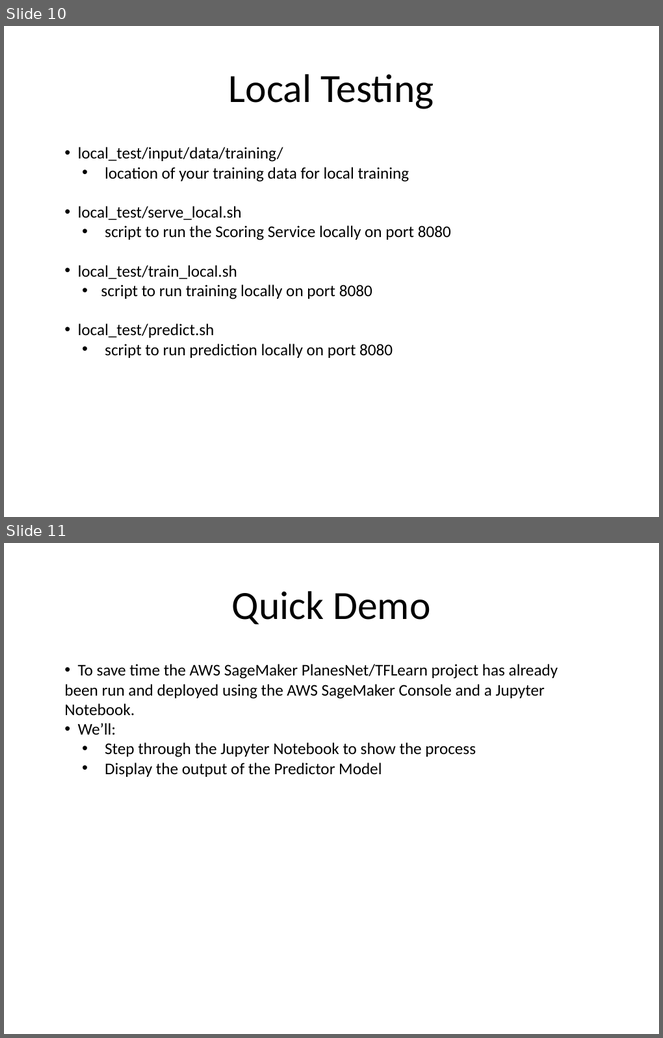
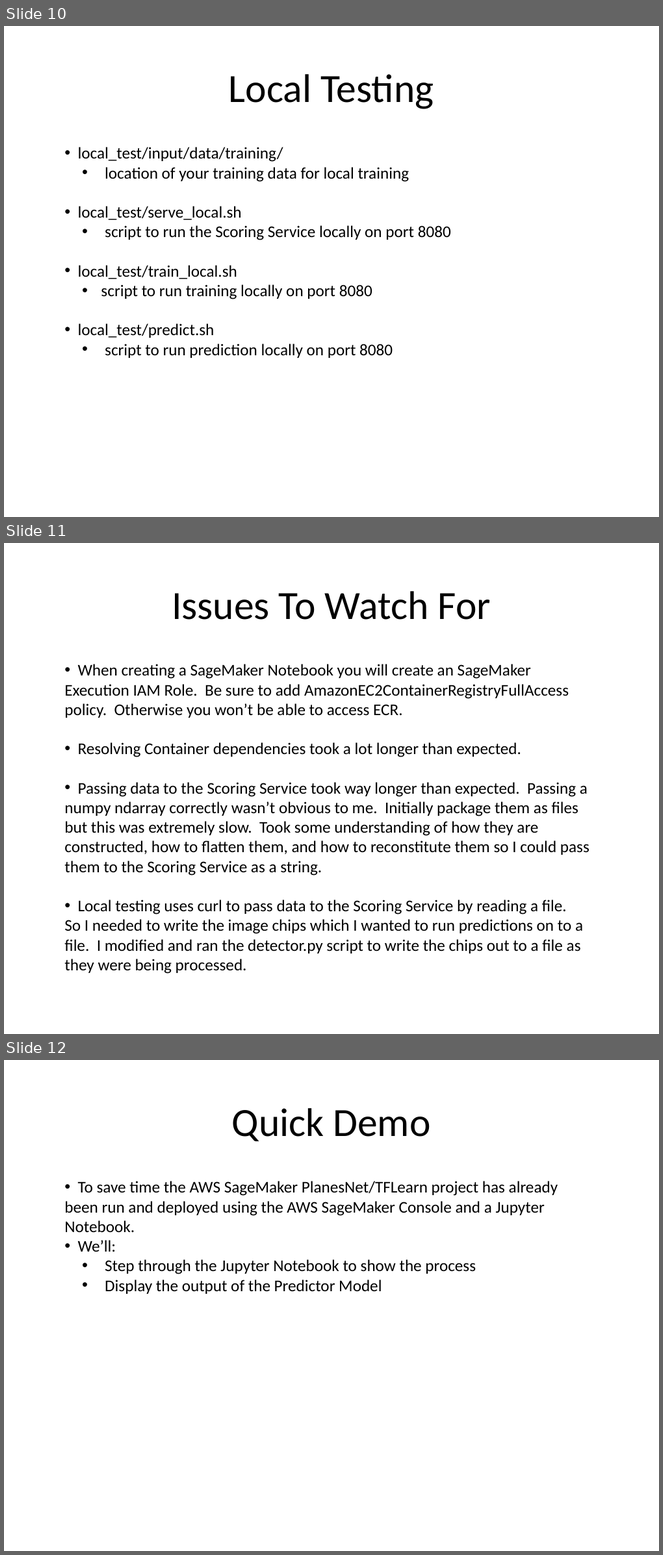
Before and after one commit to kskalvar/aws-sagemaker-planesnet-tflearn-bring-your-own-container, a slide deck: slides/AWS-Sagemaker-Planesnet-TFLearn-Bring-Your-Own-Container.pptx. Shown one above the other, each under a label of ours: slides 10 and 11 before the commit, slides 10, 11 and 12 after it. The pictures are 663x1038 and 663x1555 pixels, drawn with LibreOffice and Linux fonts; fonts in the diff are those of the drawing. Boxes give left, top, right and bottom in pixels: in the first picture for what was removed or moved away, otherwise in the second. Text is boxed around its words. In the diff, an @@ line names an element or a change of style, - is before the commit and + after.

```diff
--- a/slides/AWS-Sagemaker-Planesnet-TFLearn-Bring-Your-Own-Container.pptx
+++ b/slides/AWS-Sagemaker-Planesnet-TFLearn-Bring-Your-Own-Container.pptx
@@ slide 11 added at (4,543,659,1034), background #FFFFFF @@
@@ title added at (172,591,491,620), 44 pt, text #000000 @@
+Issues To Watch For
@@ text added at (64,664,590,974), 18 pt, text #000000 @@
+• When creating a SageMaker Notebook you will create an SageMaker Execution IAM Role. Be sure to add AmazonEC2ContainerRegistryFullAccess policy. Otherwise you won’t be able to access ECR.
+• Resolving Container dependencies took a lot longer than expected.
+  • Passing data to the Scoring Service took way longer than expected. Passing a numpy ndarray correctly wasn’t obvious to me. Initially package them as files but this was extremely slow. Took some understanding of how they are constructed, how to flatten them, and how to reconstitute them so I could pass them to the Scoring Service as a string.
+  • Local testing uses curl to pass data to the Scoring Service by reading a file. So I needed to write the image chips which I wanted to run predictions on to a file. I modified and ran the detector.py script to write the chips out to a file as they were being processed.
@@ what was slide 11 is now slide 12 @@
```
Also in this commit, not shown: 6 slides changed.
